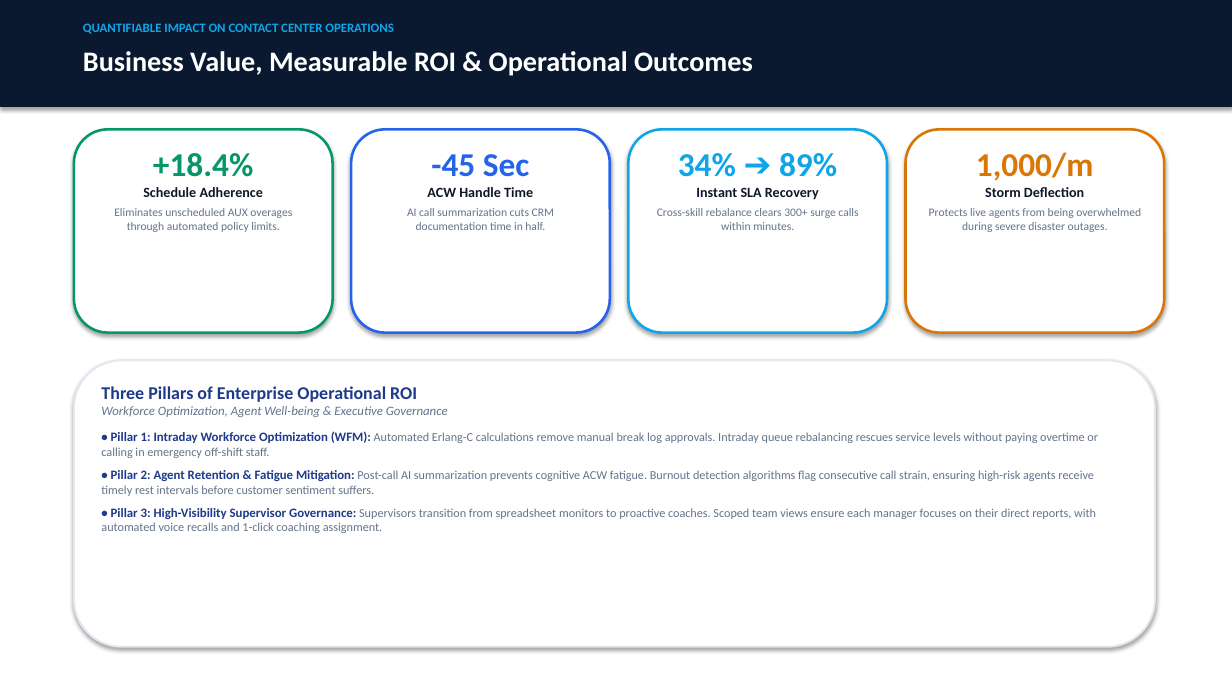
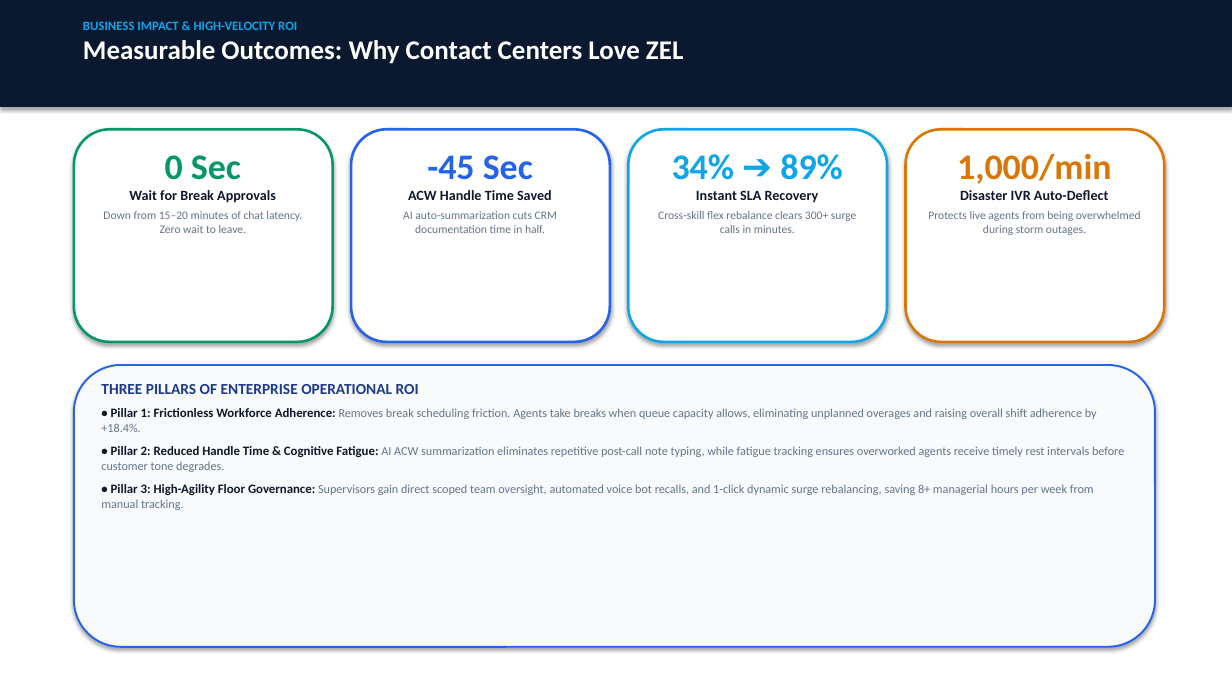
Before and after one commit to manojmaddula/aux-chatbot-, a slide deck: slide 4 of NICE_CXone_WFM_Copilot_Architecture_and_Overview.pptx. Drawn at 1232x693 pixels with LibreOffice and Linux fonts; fonts in the diff are those of the drawing. Boxes give left, top, right and bottom in pixels: in the first picture for what was removed or moved away, otherwise in the second. Text is boxed around its words. In the diff, an @@ line names an element or a change of style, - is before the commit and + after.

Commit message:
Update PPT, Word spec, and Architecture MD with ZEL name, Zero wait to leave zero wait to return tagline, and visual flows

```diff
--- a/NICE_CXone_WFM_Copilot_Architecture_and_Overview.pptx
+++ b/NICE_CXone_WFM_Copilot_Architecture_and_Overview.pptx
@@ text at [83, 21, 683, 64]: text changed; size 10 to 21 pt; text colour #0EA5E9 to #FFFFFF @@
-QUANTIFIABLE IMPACT ON CONTACT CENTER OPERATIONS
+BUSINESS IMPACT & HIGH-VELOCITY ROI
+Measurable Outcomes: Why Contact Centers Love ZEL
@@ text removed at [83, 51, 753, 76] @@
-Business Value, Measurable ROI & Operational Outcomes
@@ rounded rectangle: place and size @@
-rounded rectangle at [74, 129, 333, 333]
+rounded rectangle at [74, 129, 333, 342]
@@ rounded rectangle: place and size @@
-rounded rectangle at [351, 129, 610, 333]
+rounded rectangle at [351, 129, 610, 342]
@@ rounded rectangle: place and size @@
-rounded rectangle at [628, 129, 887, 333]
+rounded rectangle at [628, 129, 887, 342]
@@ rounded rectangle: place and size @@
-rounded rectangle at [906, 129, 1165, 333]
+rounded rectangle at [906, 129, 1165, 342]
@@ text at [103, 155, 302, 233]: text changed @@
-+18.4%
-Schedule Adherence
-Eliminates unscheduled AUX overages through automated policy limits.
+0 Sec
+Wait for Break Approvals
+Down from 15–20 minutes of chat latency. Zero wait to leave.
@@ text at [427, 155, 533, 180]: size 26 to 28 pt in "-45 Sec" @@
@@ text at [672, 154, 843, 180]: size 26 to 28 pt in "34% ➔ 89%" @@
@@ text at [928, 153, 1141, 235]: text changed @@
-1,000/m
-Storm Deflection
-Protects live agents from being overwhelmed during severe disaster outages.
+1,000/min
+Disaster IVR Auto-Deflect
+Protects live agents from being overwhelmed during storm outages.
@@ text at [403, 190, 557, 233]: text changed @@
-ACW Handle Time
-AI call summarization cuts CRM documentation time in half.
+ACW Handle Time Saved
+AI auto-summarization cuts CRM documentation time in half.
@@ text at [658, 211, 857, 233]: text changed @@
-Cross-skill rebalance clears 300+ surge calls within minutes.
+Cross-skill flex rebalance clears 300+ surge calls in minutes.
@@ rounded rectangle: place and size @@
-rounded rectangle at [74, 360, 1155, 647]
+rounded rectangle at [74, 365, 1155, 647]
@@ rounded rectangle at [74, 365, 1155, 647]: fill #FFFFFF to #F8FAFC; outline #E2E8F0 1.5 pt to #2563EB 1.5 pt @@
@@ text at [101, 384, 1124, 510]: text changed @@
-Three Pillars of Enterprise Operational ROI
-Workforce Optimization, Agent Well-being & Executive Governance
-• Pillar 1: Intraday Workforce Optimization (WFM): Automated Erlang-C calculations remove manual break log approvals. Intraday queue rebalancing rescues service levels without paying overtime or calling in emergency off-shift staff.
-• Pillar 2: Agent Retention & Fatigue Mitigation: Post-call AI summarization prevents cognitive ACW fatigue. Burnout detection algorithms flag consecutive call strain, ensuring high-risk agents receive timely rest intervals before customer sentiment suffers.
-• Pillar 3: High-Visibility Supervisor Governance: Supervisors transition from spreadsheet monitors to proactive coaches. Scoped team views ensure each manager focuses on their direct reports, with automated voice recalls and 1-click coaching assignment.
+THREE PILLARS OF ENTERPRISE OPERATIONAL ROI
+• Pillar 1: Frictionless Workforce Adherence: Removes break scheduling friction. Agents take breaks when queue capacity allows, eliminating unplanned overages and raising overall shift adherence by +18.4%.
+• Pillar 2: Reduced Handle Time & Cognitive Fatigue: AI ACW summarization eliminates repetitive post-call note typing, while fatigue tracking ensures overworked agents receive timely rest intervals before customer tone degrades.
+• Pillar 3: High-Agility Floor Governance: Supervisors gain direct scoped team oversight, automated voice bot recalls, and 1-click dynamic surge rebalancing, saving 8+ managerial hours per week from manual tracking.
```
Also in this commit, not shown: 2 other slides changed, 1 slide added, 1 slide removed, 2 other files.
